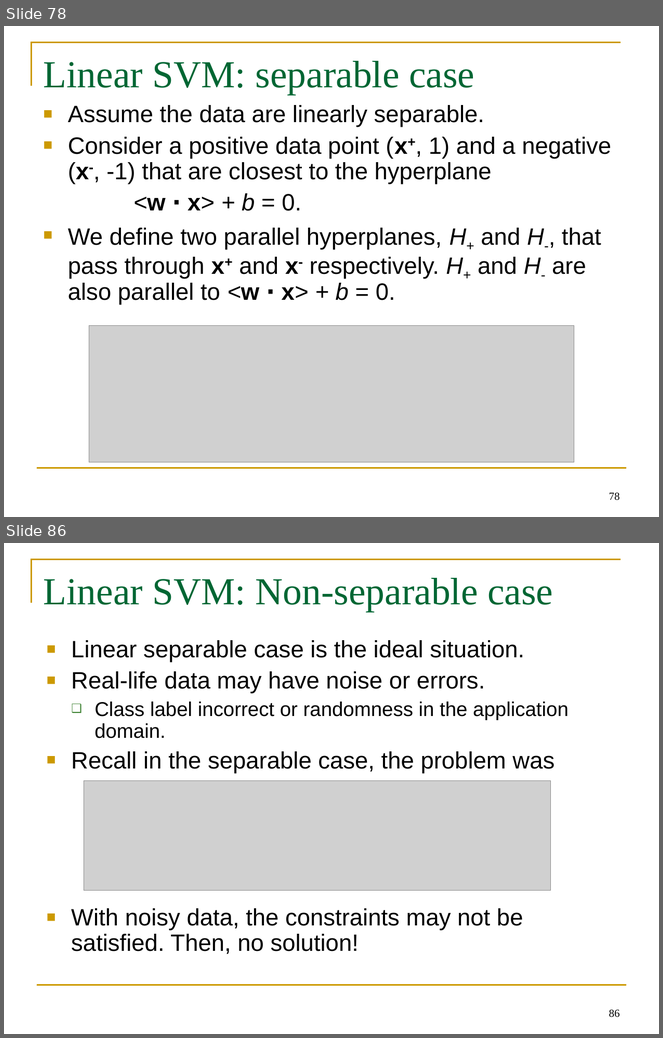
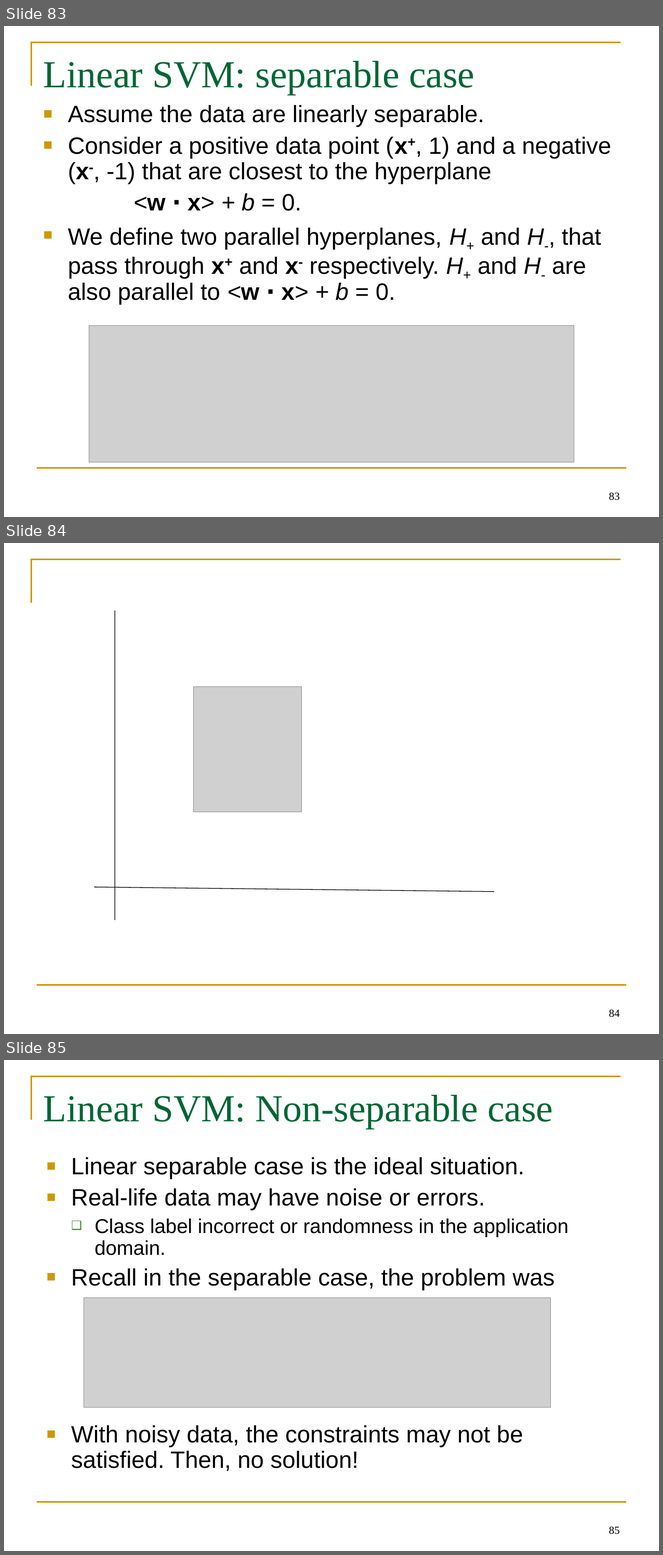
Before and after one commit to BeiyuLinCS/beiyulin.github.io, a slide deck: teach/spring_21/behavior_modeling/week6_supervised_learning.ppt. Shown one above the other, each under a label of ours: slides 78 and 86 before the commit, slides 83, 84 and 85 after it; the slides between them are not shown. The pictures are 663x1038 and 663x1555 pixels, drawn with LibreOffice and Linux fonts; fonts in the diff are those of the drawing; grey boxes stand for pictures; background and template pictures are left out. Boxes give left, top, right and bottom in pixels: in the first picture for what was removed or moved away, otherwise in the second. Text is boxed around its words. In the diff, an @@ line names an element or a change of style, - is before the commit and + after.

```diff
--- a/teach/spring_21/behavior_modeling/week6_supervised_learning.ppt
+++ b/teach/spring_21/behavior_modeling/week6_supervised_learning.ppt
@@ slide 84 added at [4,543,659,1034], background #FFFFFF; not listed: 2 template elements that a slide beside it also shows @@
@@ line added from (115, 611) to (115, 921), #000000 0.74 pt @@
@@ picture added at [193,687,301,812] @@
@@ line added from (494, 891) to (94, 887), #000000 0.74 pt @@
@@ page number added at [609,1010,620,1018], 12 pt, text #000000 @@
+84
@@ what was slide 78 is now slide 83 @@
@@ page number at [609,493,620,501]: text changed @@
-78
+83
@@ what was slide 86 is now slide 85 @@
@@ page number at [609,1527,620,1535]: text changed @@
-86
+85
```
Also in this commit, not shown: 4 slides changed, 8 other slides added, 14 slides removed, 22 other files.
